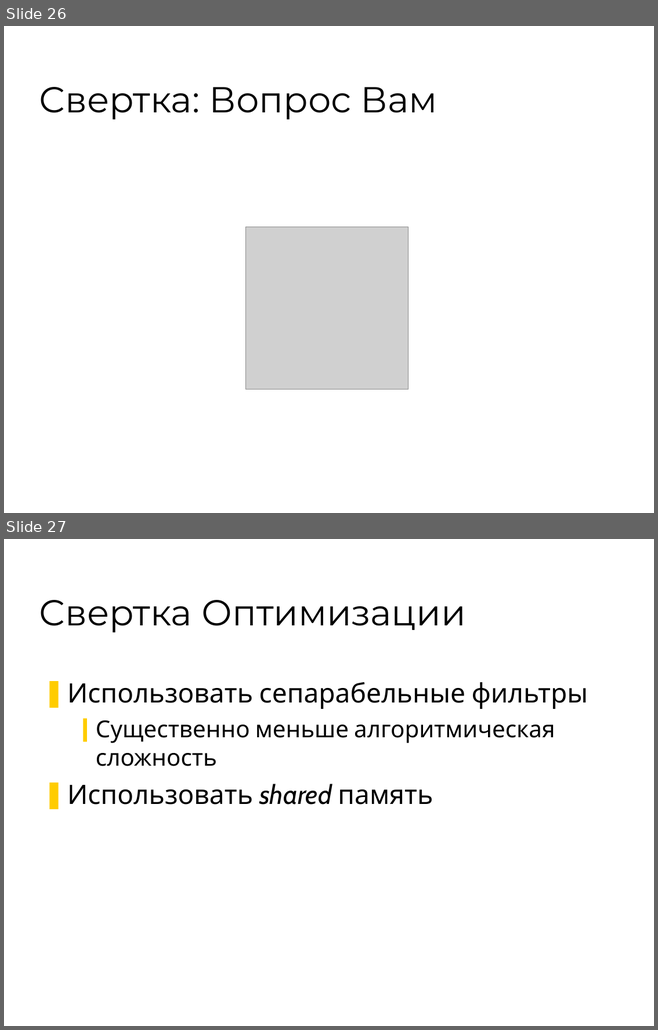
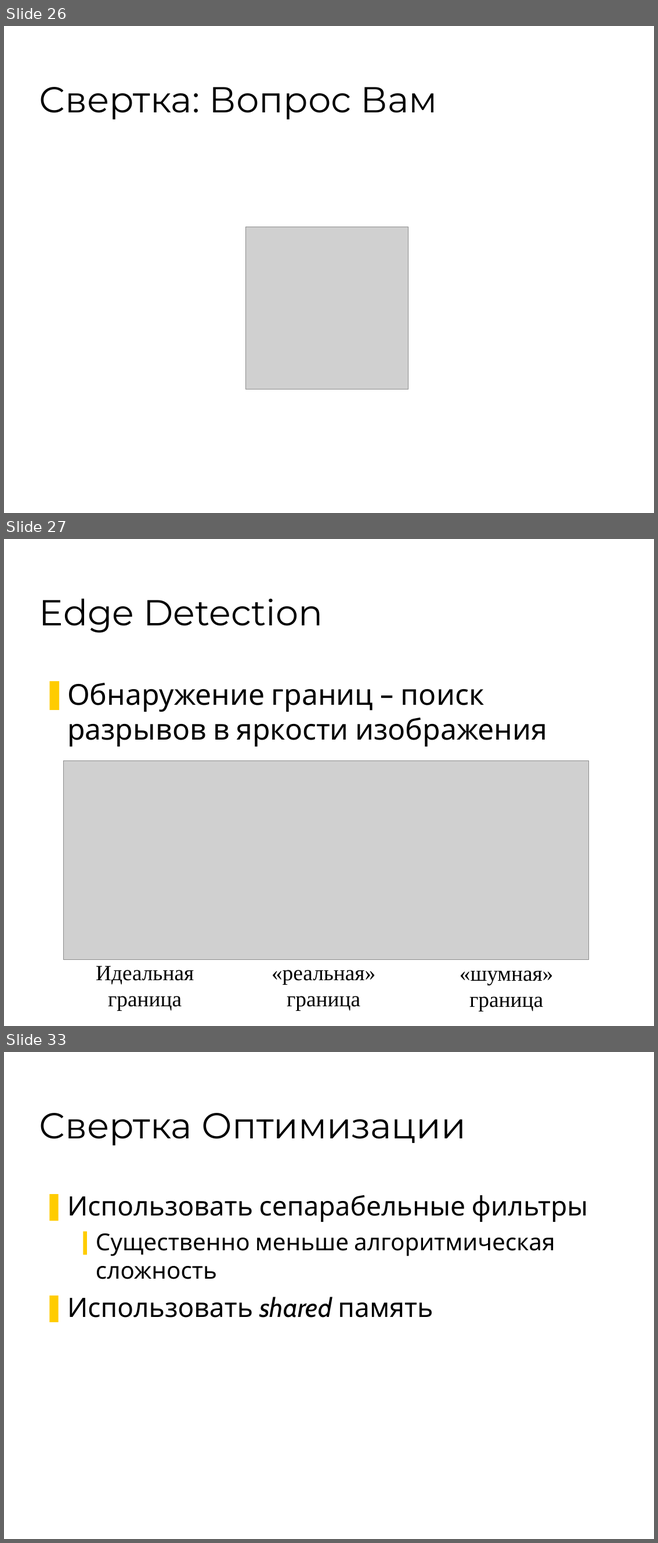
Before and after one commit to 7633/msu-cuda-course, a slide deck: Lectures/L5 24032009/Lection-5.ppt. Shown one above the other, each under a label of ours: slides 26 and 27 before the commit, slides 26, 27 and 33 after it; the slides between them are not shown. The pictures are 658x1030 and 658x1543 pixels, drawn with LibreOffice and Linux fonts; fonts in the diff are those of the drawing; grey boxes stand for pictures; background and template pictures are left out. Boxes give left, top, right and bottom in pixels: in the first picture for what was removed or moved away, otherwise in the second. Text is boxed around its words. In the diff, an @@ line names an element or a change of style, - is before the commit and + after.

```diff
--- a/Lectures/L5 24032009/Lection-5.ppt
+++ b/Lectures/L5 24032009/Lection-5.ppt
@@ slide 27 added at <box>4,539,654,1026</box>, background #FFFFFF @@
@@ title added at <box>39,599,323,633</box>, 40 pt, text #000000 @@
+Edge Detection
@@ text added at <box>67,683,547,747</box>, 32 pt, text #000000 @@
+❚ Обнаружение границ – поиск разрывов в яркости изображения
@@ picture added at <box>64,761,589,960</box> @@
@@ text added at <box>96,966,194,1011</box>, 24 pt, text #000000 @@
+Идеальная граница
@@ text added at <box>271,970,375,1011</box>, 24 pt, text #000000 @@
+«реальная» граница
@@ text added at <box>459,971,553,1011</box>, 24 pt, text #000000 @@
+«шумная» граница
@@ what was slide 27 is now slide 33 @@
```
Also in this commit, not shown: 3 slides changed, 5 other slides added.
